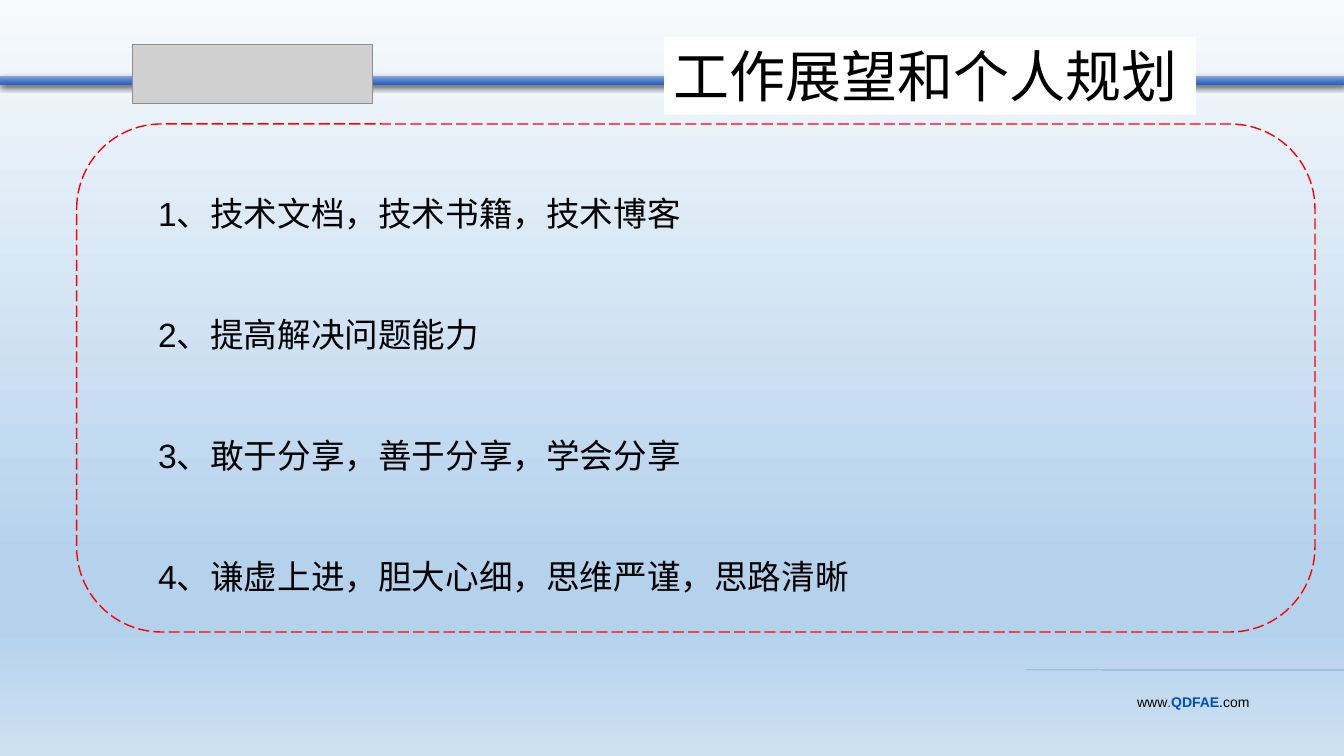
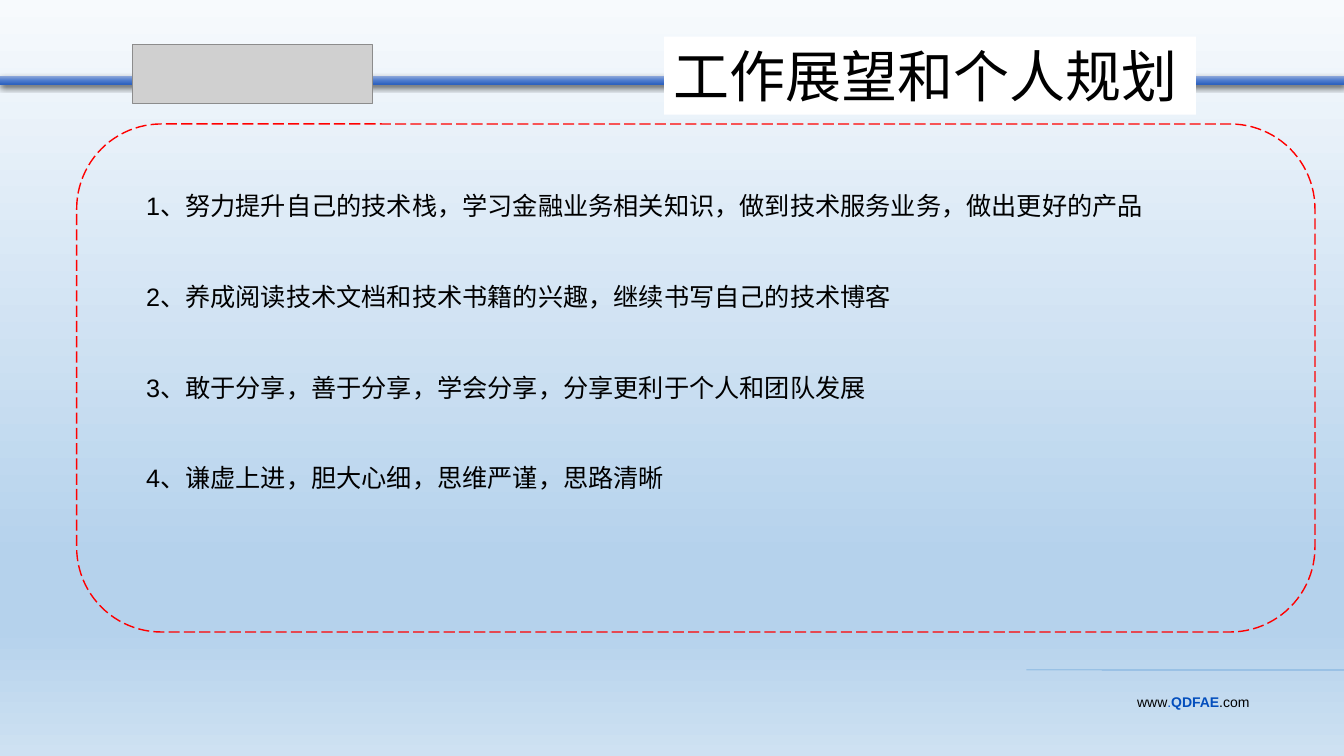
Before and after one commit to lhw1320/springcloud, a slide deck: slide 10 of doc/src/main/resources/qdfae/青金中心连宏伟转正答辩.pptx. Drawn at 1344x756 pixels with LibreOffice and Linux fonts; fonts in the diff are those of the drawing; grey boxes stand for pictures. Boxes give left, top, right and bottom in pixels: in the first picture for what was removed or moved away, otherwise in the second. Text is boxed around its words. In the diff, an @@ line names an element or a change of style, - is before the commit and + after.

```diff
--- a/doc/src/main/resources/qdfae/青金中心连宏伟转正答辩.pptx
+++ b/doc/src/main/resources/qdfae/青金中心连宏伟转正答辩.pptx
@@ text "1、努力提升自己的技术栈，学习金融业务相关知识，做到技术服务业务，做出更好的产品" moved from (x1=158, y1=199, x2=849, y2=593) to (x1=146, y1=195, x2=1143, y2=490) @@
@@ text at (x1=146, y1=195, x2=1143, y2=400): text changed; size 24 to 18 pt @@
-1、技术文档，技术书籍，技术博客
-2、提高解决问题能力
-3、敢于分享，善于分享，学会分享
+1、努力提升自己的技术栈，学习金融业务相关知识，做到技术服务业务，做出更好的产品
+2、养成阅读技术文档和技术书籍的兴趣，继续书写自己的技术博客
+3、敢于分享，善于分享，学会分享，分享更利于个人和团队发展
@@ text at (x1=146, y1=467, x2=664, y2=490): size 24 to 18 pt in "4、谦虚上进，胆大心细，思维严谨，思路清晰" @@
```
Also in this commit, not shown: 9 other slides changed.
